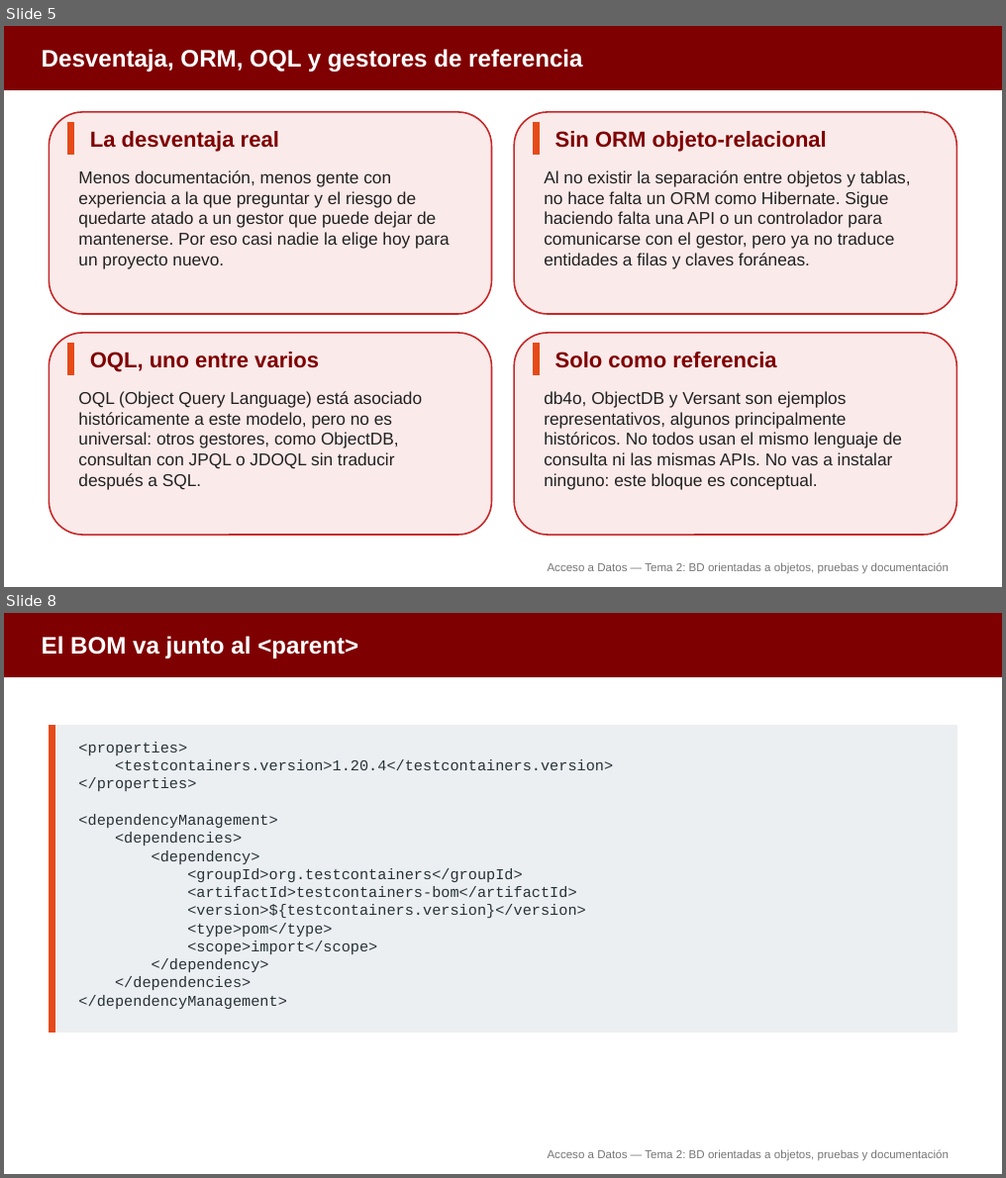
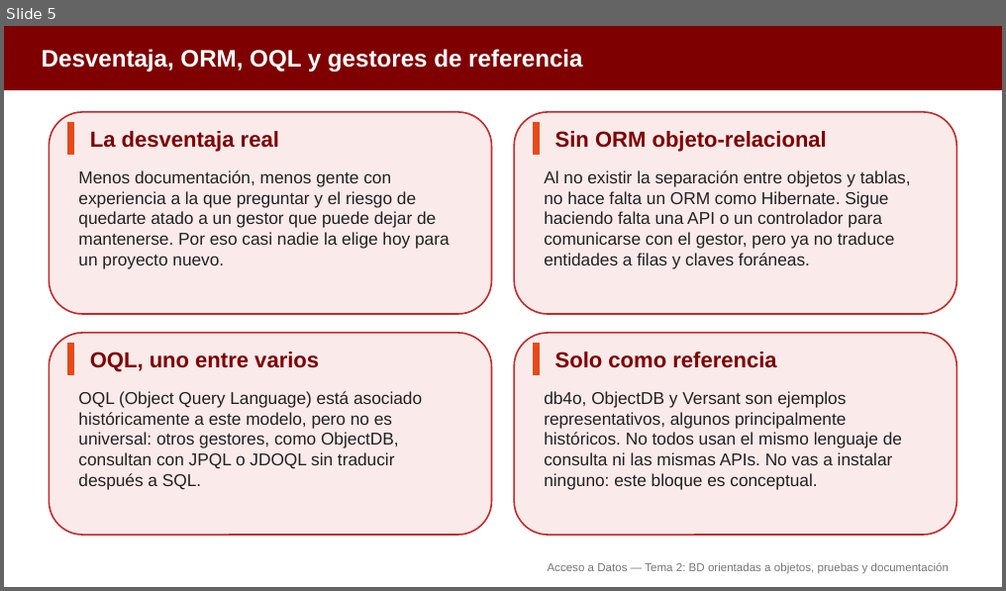
Before and after one commit to aitorventura/acceso-a-datos, a slide deck: docs/tema2/diapositivas/bd-orientadas-a-objetos.pptx. Shown one above the other, each under a label of ours: slides 5 and 8 before the commit, slide 5 after it; the slides between them are not shown. The pictures are 1006x1178 and 1006x591 pixels, drawn with LibreOffice and Linux fonts; fonts in the diff are those of the drawing. Boxes give left, top, right and bottom in pixels: in the first picture for what was removed or moved away, otherwise in the second. Text is boxed around its words. In the diff, an @@ line names an element or a change of style, - is before the commit and + after.

Commit message:
diapos bd orientadas objetos

```diff
--- a/docs/tema2/diapositivas/bd-orientadas-a-objetos.pptx
+++ b/docs/tema2/diapositivas/bd-orientadas-a-objetos.pptx
@@ slide 8 removed at box(4, 613, 1002, 1174), background #FFFFFF @@
@@ rectangle removed at box(4, 613, 1002, 676) @@
@@ text removed at box(42, 636, 358, 659) @@
-El BOM va junto al <parent>
@@ rectangle removed at box(49, 725, 957, 1032) @@
@@ rectangle removed at box(49, 725, 54, 1032) @@
@@ text removed at box(78, 742, 613, 1009) @@
-<properties>
-<testcontainers.version>1.20.4</testcontainers.version>
-</properties>
-<dependencyManagement>
-<dependencies>
-<dependency>
-<groupId>org.testcontainers</groupId>
-<artifactId>testcontainers-bom</artifactId>
-<version>${testcontainers.version}</version>
-<type>pom</type>
-<scope>import</scope>
-</dependency>
-</dependencies>
-</dependencyManagement>
@@ text removed at box(548, 1151, 948, 1161) @@
-Acceso a Datos — Tema 2: BD orientadas a objetos, pruebas y documentación
```
Also in this commit, not shown: 11 slides changed, 1 other slide removed, 2 other files.
